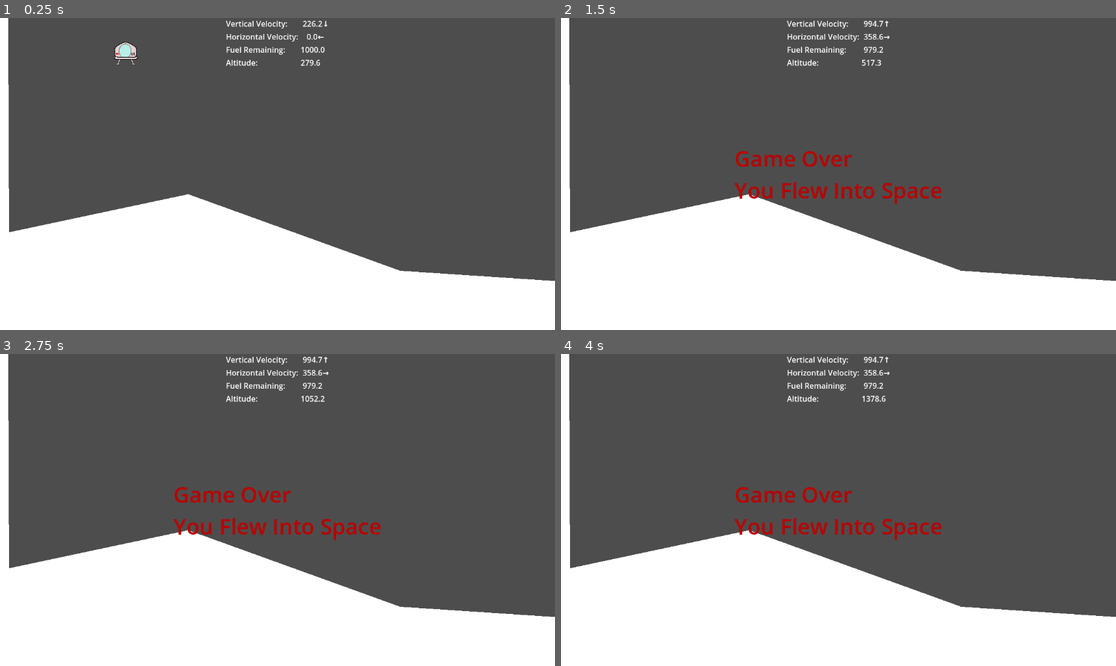
Above: before the commit, frames 1-4 (two rows, left to right).
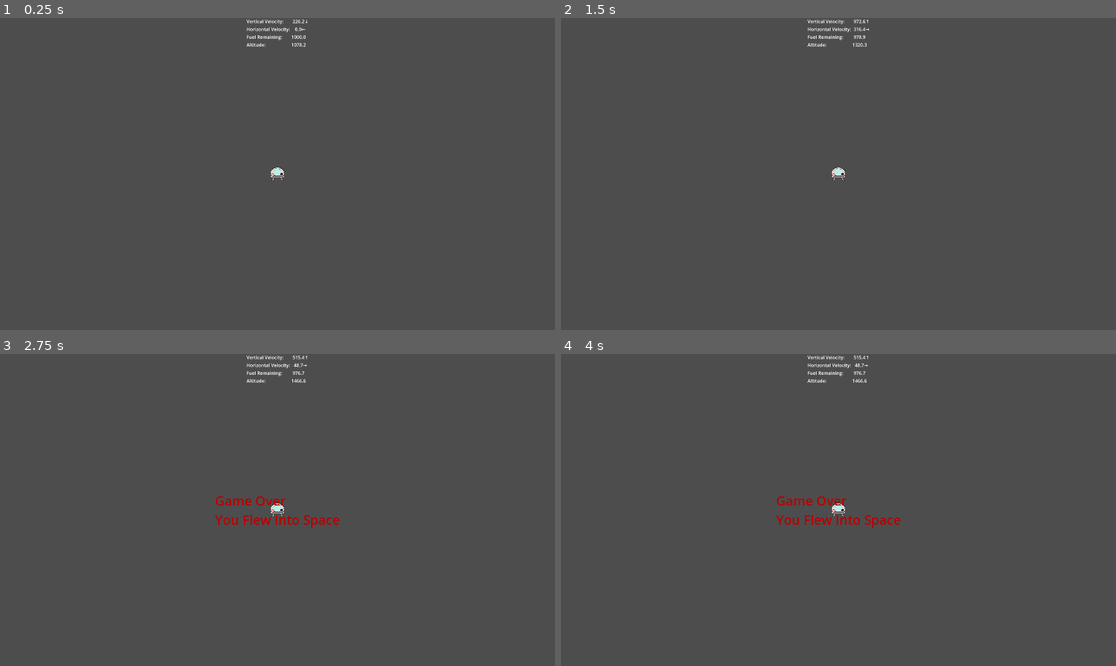
Above: after the commit, the same moments.

Repository: BriarSMC/LunarLander
Game: Godot game, scene res://scenes/start_level.tscn
Two runs of this game, one before a commit and one after it. Both use one fixed random seed, a clock stepped at 60 frames per second and the inputs below.
Inputs:
- Up to frame 1 (0.25 s): no input
- Up to frame 2 (1.5 s): hold Right (go_right) 0.53-1.28 s; hold Space (engine_control) 0.53-1.28 s; hold Left (go_left) from 1.28 s (still down); tap Space (engine_control) at 1.35 s
- Up to frame 3 (2.75 s): release Left (go_left) at 2.03 s; hold Right (go_right) from 2.03 s (still down); hold Space (engine_control) from 2.03 s (still down)
- Up to frame 4 (4 s): tap Enter at 2.75 s; release Space (engine_control) at 2.78 s; tap Space (engine_control) at 2.85, 3.5 s; release Right (go_right) at 3.53 s; hold Left (go_left) from 3.53 s (still down); hold Space (engine_control) from 3.53 s (still down)

The runs differ from the first frame. In frame 1, 32% of the frame differs, in the area x 0-100%, y 0-100%; in frame 2, 32%; in frame 3, 33%; in frame 4, 33%.

Commit message:
add camera to follow lander

Diff:
--- a/project.godot
+++ b/project.godot
@@ -32,6 +32,11 @@
 config/features=PackedStringArray("4.2", "Forward Plus")
 config/icon="res://images/lander.png"
 
+[display]
+
+window/size/viewport_width=1920
+window/size/viewport_height=1080
+
 [input]
 
 engine_control={
--- a/scenes/start_level.tscn
+++ b/scenes/start_level.tscn
@@ -11,16 +11,18 @@
 [node name="Boundries" type="Node2D" parent="."]
 
 [node name="LeftBoundry" type="Marker2D" parent="Boundries"]
-position = Vector2(0, -100)
+position = Vector2(0, -500)
 
 [node name="RightBoundry" type="Marker2D" parent="Boundries"]
 position = Vector2(3900, -100)
+metadata/_edit_lock_ = true
 
 [node name="surface" type="StaticBody2D" parent="."]
-position = Vector2(509, 482)
+position = Vector2(505, 863)
 collision_layer = 8
 collision_mask = 7
 physics_material_override = SubResource("PhysicsMaterial_m5n5b")
+metadata/_edit_group_ = true
 
 [node name="CollisionPolygon2D" type="CollisionPolygon2D" parent="surface"]
 polygon = PackedVector2Array(-540, -885, -496, -889, -491, -38, -404.71, -56.4553, -121, -116, 325, 45, 869, 79, 1347, -133, 1627, -133, 2015, 84, 2289.78, -137.397, 2431.92, -138.339, 2544, 101, 3314, 96, 3365, -12, 3389, -903, 3425, -904, 3434, 232, -530, 193)
@@ -32,8 +34,10 @@
 
 [node name="Lander" parent="." node_paths=PackedStringArray("hud", "left_boundry_marker") instance=ExtResource("1_6fapf")]
 editor_description = "Lander Custom sObject"
-position = Vector2(261, 46)
+position = Vector2(1075, 29)
 hud = NodePath("../HUD")
 left_boundry_marker = NodePath("../Boundries/LeftBoundry")
 
+[node name="Camera2D" type="Camera2D" parent="Lander"]
+
 [node name="HUD" parent="." instance=ExtResource("2_w431u")]
--- a/scripts/lander.gd
+++ b/scripts/lander.gd
@@ -97,7 +97,7 @@
 #==
 # Step 1: Ignore if no longer active
 # Step 2: Preserve the previous velocity for HUD purposes
-# Step 3: Accept user inputs to maneuver the lander
+# Step 3: Maneuver the lander
 # Step 4: Update the HUD
 # Step 5: Check lander state
 func _physics_process(delta):
@@ -108,13 +108,15 @@
 	previous_velocity = linear_velocity
 # Step 3
 	_maneuver(delta)
+	_scroll_screen()
 # Step 4
 	hud.emit_signal("hud_velocity_fuel_changed", previous_velocity, fuel_remaining)
 # Step 5
 	lander_state = _check_lander_state()
 	if lander_state != lander_states.INFLIGHT:
 		active = false
-		game_over()
+		sleeping = true
+		_game_over()
 
 
 # Built-in Signal Callbacks
@@ -294,7 +296,7 @@
 #	value							Description
 #==
 # What the code is doing (steps)
-func game_over() -> void:
+func _game_over() -> void:
 	match lander_state:
 		lander_states.LEFTSCREEN:
 			hud.hud_gameover_changed.emit("Game Over\nYou Flew Into Space", false)
@@ -304,4 +306,16 @@
 			hud.hud_gameover_changed.emit("You landed safely!", true)
 
 
+# scroll_screen()
+# Scroll the surface if needs be
+#
+# Parameters
+#	None
+# Return
+#	None
+#==
+# What the code is doing (steps)
+func _scroll_screen() -> void:
+	pass
+
 # Subclasses
